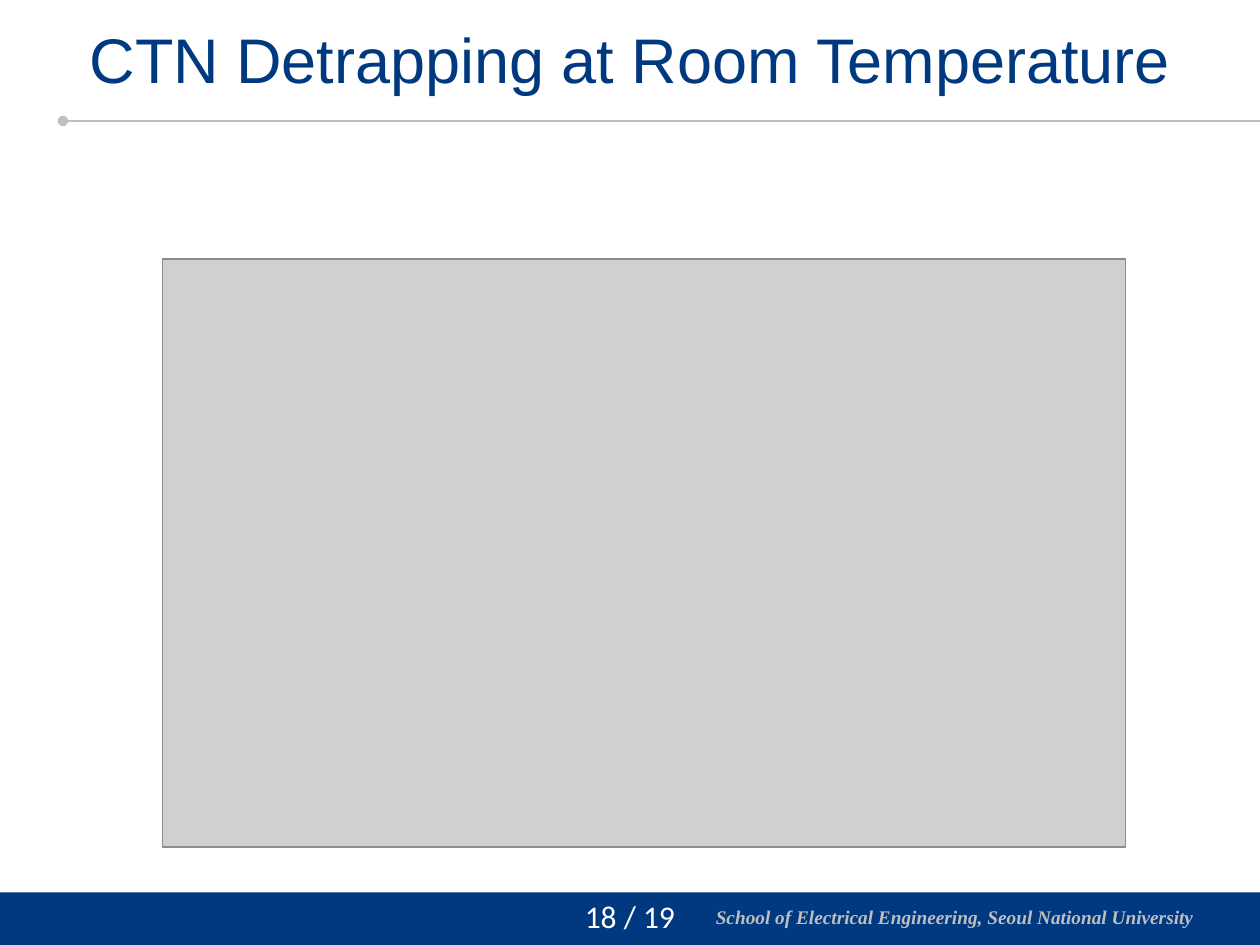
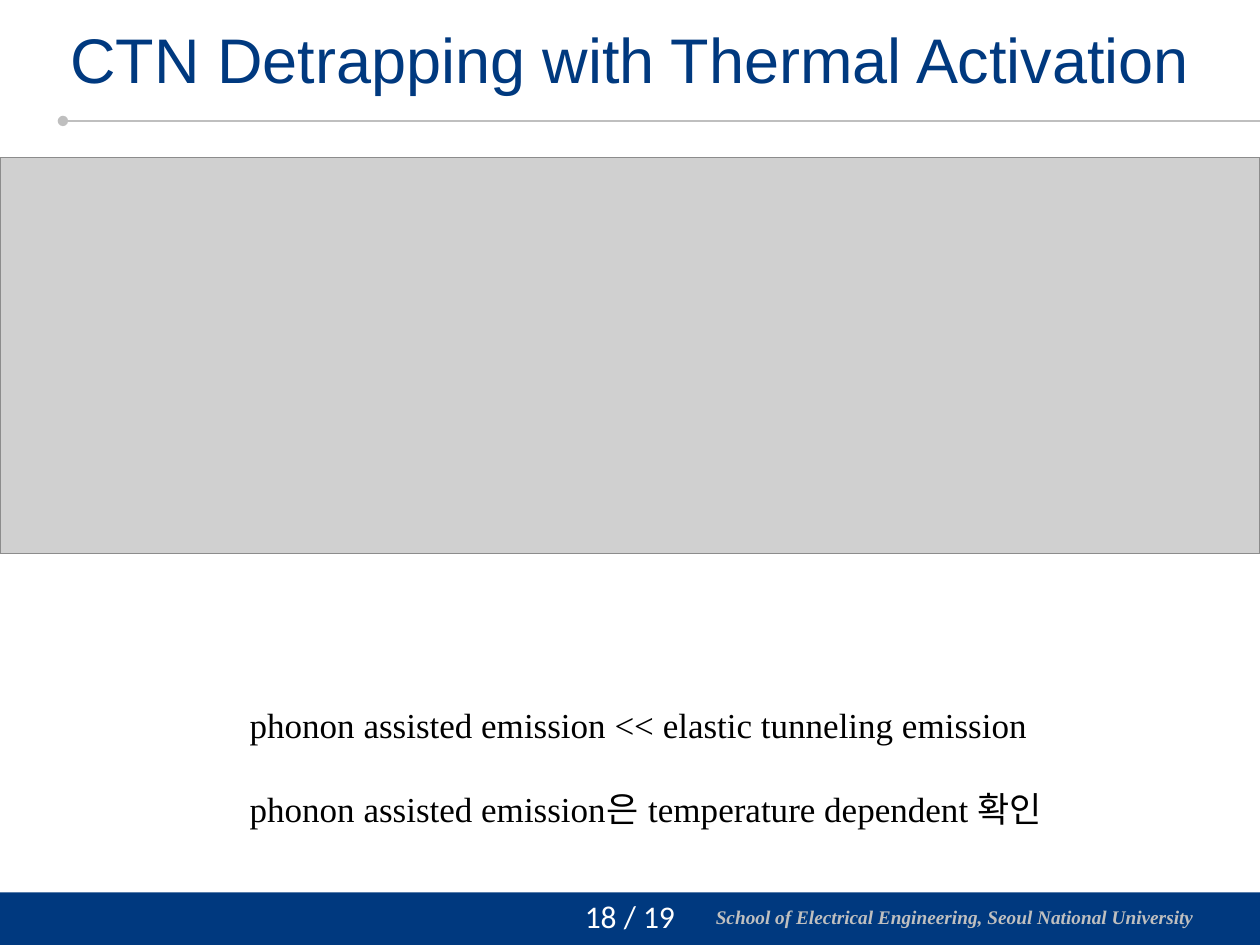
Before and after one commit to vectorcont62-dev/Graduation-SNU-MS, a slide deck: slide 19 of 진명 석사졸업 연구 정리 - 피드백 반영.pptx. Drawn at 1260x945 pixels with LibreOffice and Linux fonts; fonts in the diff are those of the drawing; grey boxes stand for pictures; background and template pictures are left out. Boxes give left, top, right and bottom in pixels: in the first picture for what was removed or moved away, otherwise in the second. Text is boxed around its words. In the diff, an @@ line names an element or a change of style, - is before the commit and + after.

Commit message:
Phonon assisted emission << elastic plot complete, description designing needed

```diff
--- a/진명 석사졸업 연구 정리 - 피드백 반영.pptx
+++ b/진명 석사졸업 연구 정리 - 피드백 반영.pptx
@@ title at (70, 37, 1189, 95): text changed @@
-CTN Detrapping at Room Temperature
+CTN Detrapping with Thermal Activation
@@ picture added at (0, 158, 1260, 554) @@
@@ picture removed at (163, 260, 1125, 848) @@
@@ text added at (250, 713, 1041, 830), 20 pt, text #000000 @@
+phonon assisted emission << elastic tunneling emission
+phonon assisted emission은 temperature dependent 확인
```
Also in this commit, not shown: 1 other slide changed, 2 other files.
